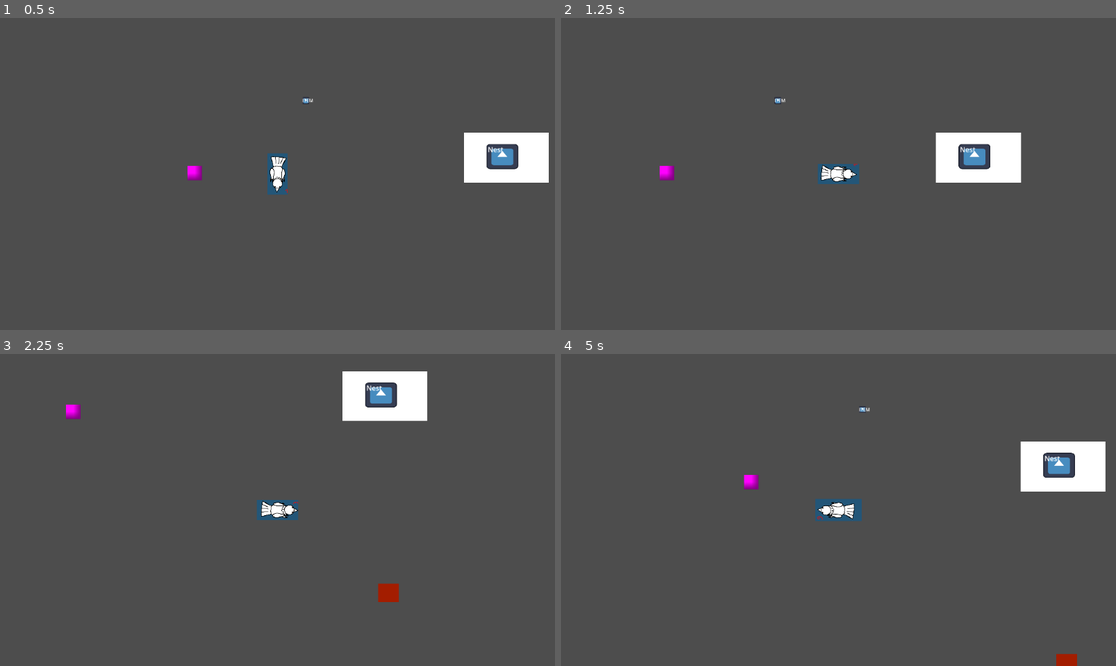
Above: before the commit, frames 1-4 (two rows, left to right).
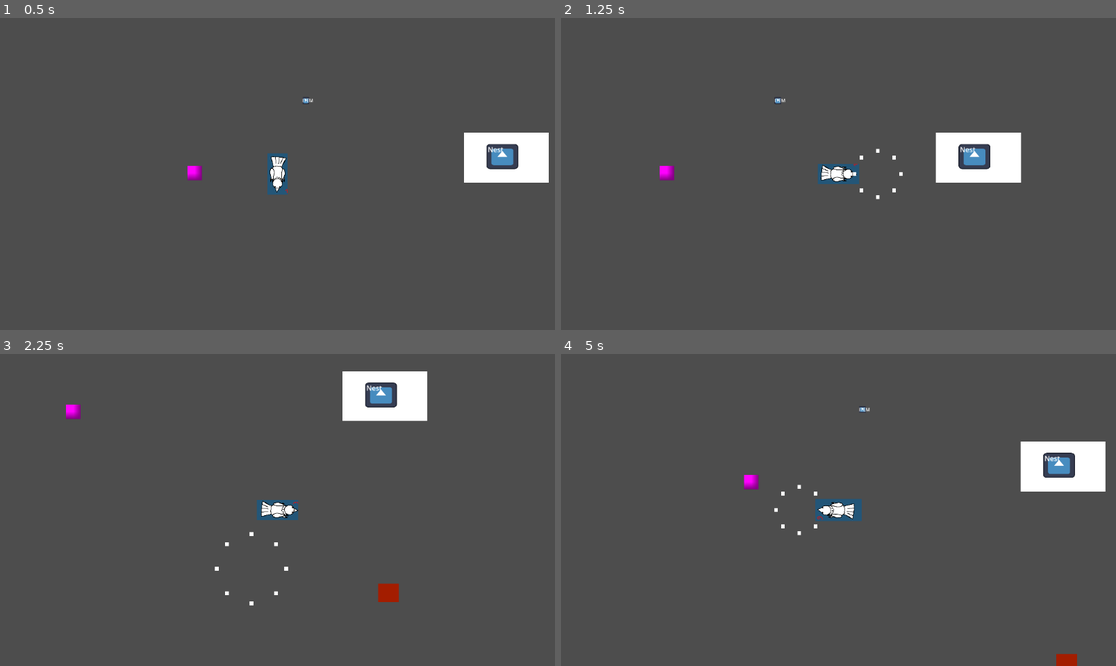
Above: after the commit, the same moments.

Repository: PiponcheDev/Chunky-Chick
Game: Godot game, scene res://Main.tscn
Same seed, same stepped clock (60 frames per second), same inputs: the game is played once before the commit and once after it. The engine's default icon, where the game draws it, is replaced by a stand-in: a white triangle on a blue panel in a dark square.
Inputs (mouse positions are in pixels of both pictures, inside the frame that each line leads up to):
- Up to frame 1 (0.5 s): no input
- Up to frame 2 (1.25 s): tap Enter at 0.5 s; move the mouse to (960, 158) at 0.52 s; hold D (walk_right) from 0.53 s (still down); tap Space (shoot, bound only after the commit) at 0.6 s; click (960, 158) at 0.67 s; tap L (unlock_ability_temp, bound only after the commit) at 0.8 s
- Up to frame 3 (2.25 s): move the mouse to (166, 525) at 1.27 s; release D (walk_right) at 1.28 s; hold S (walk_down) 1.28-2.03 s; tap L (unlock_ability_temp, bound only after the commit) at 1.35 s; tap Space (shoot, bound only after the commit) at 1.55 s; move the mouse to (333, 441) at 2.02 s; hold D (walk_right) from 2.03 s (still down); tap E (pick_up) at 2.1 s
- Up to frame 4 (5 s): tap L (unlock_ability_temp, bound only after the commit) at 2.3, 3.6 s; move the mouse to (810, 572) at 2.77 s; release D (walk_right) at 2.78 s; hold W (walk_up) 2.78-3.53 s; tap Space (shoot, bound only after the commit) at 2.85, 4.35 s; click (810, 572) at 2.92 s; move the mouse to (1005, 556) at 3.52 s; hold A (walk_left) from 3.53 s (still down); move the mouse to (672, 463) at 4.27 s

Frame 1 is identical in both runs. In frame 2, less than 0.1% of the frame differs, in the area x 52-62%, y 41-59%; in frame 3, less than 0.1%, in the area x 38-52%, y 57-81%; in frame 4, less than 0.1%.

Commit message:
Player shooting mechanic

Diff:
--- a/chunky-chick/project.godot
+++ b/chunky-chick/project.godot
@@ -72,6 +72,16 @@
 "events": [Object(InputEventKey,"resource_local_to_scene":false,"resource_name":"","device":-1,"window_id":0,"alt_press …(192 unchanged characters)…
 ]
 }
+shoot={
+"deadzone": 0.2,
+"events": [Object(InputEventKey,"resource_local_to_scene":false,"resource_name":"","device":-1,"window_id":0,"alt_pressed":false,"shift_pressed":false,"ctrl_pressed":false,"meta_pressed":false,"pressed":false,"keycode":32,"physical_keycode":0,"key_label":0,"unicode":32,"location":0,"echo":false,"script":null)
+]
+}
+unlock_ability_temp={
+"deadzone": 0.2,
+"events": [Object(InputEventKey,"resource_local_to_scene":false,"resource_name":"","device":-1,"window_id":0,"alt_pressed":false,"shift_pressed":false,"ctrl_pressed":false,"meta_pressed":false,"pressed":false,"keycode":0,"physical_keycode":76,"key_label":0,"unicode":108,"location":0,"echo":false,"script":null)
+]
+}
 
 [layer_names]
 
--- a/chunky-chick/src/scripts/player.gd
+++ b/chunky-chick/src/scripts/player.gd
@@ -11,6 +11,7 @@
 const SPEED := 450.0
 const IDLE_TIME_MIN := 1.0
 const IDLE_TIME_MAX := 5.0
+const BULLET_SCENE = preload("res://src/tscn/player_bullets.tscn")
 
 # Player states
 enum PlayerState { MOVING, IDLE_STANDING, IDLE_PECKING }
@@ -22,6 +23,10 @@
 var idle_time := 0.0
 var idle_rng := 0.0
 var rng = RandomNumberGenerator.new()
+
+# Shooting
+var last_dir: Vector2 = Vector2.DOWN
+var bomb_bullets_unlocked: bool = false
 
 # Carried item
 var carried_item: Node = null
@@ -51,7 +56,8 @@
 
 	move_and_slide()
 	_handle_pickup()
-
+	_handle_shooting()
+	unlock_ability()
 # --- State handlers ---
 
 func _handle_moving(delta):
@@ -60,6 +66,7 @@
 	else:
 		velocity = direction * SPEED
 		sprite.play("walking")
+		last_dir = direction
 		_update_rotation(direction)
 
 func _handle_idle_standing(delta):
@@ -111,3 +118,28 @@
 					carried_item = item
 					emit_signal("carried_item_changed", true)
 					break
+
+func _handle_shooting():
+	if Input.is_action_just_pressed("shoot"):
+		var bullet = BULLET_SCENE.instantiate()
+		get_tree().current_scene.add_child(bullet)
+		bullet.global_position = global_position
+		bullet.start_pos = global_position
+		bullet.direction = last_dir
+		bullet.bullet_freed.connect(_on_bullet_freed)
+
+func _on_bullet_freed(pos: Vector2) ->void:
+	if bomb_bullets_unlocked:
+		for i in 8:
+			var Bomb_Bullet = BULLET_SCENE.instantiate()
+			get_tree().current_scene.add_child(Bomb_Bullet)
+			Bomb_Bullet.global_position = pos
+			Bomb_Bullet.start_pos = pos
+			Bomb_Bullet.max_range_multiplier = 0.5
+			Bomb_Bullet.scale = Vector2(6.0, 6.0)
+			Bomb_Bullet.direction = Vector2.RIGHT.rotated(deg_to_rad(i * 45))
+
+func unlock_ability() -> void:
+	if Input.is_action_just_pressed("unlock_ability_temp"):
+		bomb_bullets_unlocked = true
+		print("unlocked")
--- /dev/null
+++ b/chunky-chick/src/scripts/player_bullets.gd
@@ -0,0 +1,23 @@
+extends Area2D
+
+const SPEED := 800
+const MAX_RANGE := 400
+
+@onready var Sprite = $ColorRect
+var direction := Vector2.ZERO
+var start_pos: Vector2
+var distance_traveled: float
+var max_range_multiplier: float = 1
+
+signal bullet_freed(pos: Vector2)
+
+
+func _physics_process(delta: float) -> void:
+	position += direction * SPEED * delta
+	distance_traveled = global_position.distance_to(start_pos)
+	if distance_traveled > MAX_RANGE * max_range_multiplier:
+		queue_free()
+
+func _notification(what: int) -> void:
+	if what == NOTIFICATION_PREDELETE:
+		bullet_freed.emit(global_position)
--- /dev/null
+++ b/chunky-chick/src/tscn/player_bullets.tscn
@@ -0,0 +1,27 @@
+[gd_scene format=3 uid="uid://cbe7mg7l5nnf7"]
+
+[ext_resource type="Script" uid="uid://cjiapj0t7dalf" path="res://src/scripts/player_bullets.gd" id="1_qra7i"]
+
+[sub_resource type="RectangleShape2D" id="RectangleShape2D_swyuf"]
+size = Vector2(1.875, 1.875)
+
+[node name="PlayerBullet" type="Area2D" unique_id=1875089559]
+scale = Vector2(10, 10)
+script = ExtResource("1_qra7i")
+
+[node name="CollisionShape2D" type="CollisionShape2D" parent="." unique_id=1001766057]
+rotation = 1.5707964
+shape = SubResource("RectangleShape2D_swyuf")
+
+[node name="ColorRect" type="ColorRect" parent="." unique_id=749259558]
+anchors_preset = 8
+anchor_left = 0.5
+anchor_top = 0.5
+anchor_right = 0.5
+anchor_bottom = 0.5
+offset_left = -1.0
+offset_top = -1.0
+offset_right = 1.0
+offset_bottom = 1.0
+grow_horizontal = 2
+grow_vertical = 2
Not shown, added: chunky-chick/src/scripts/player_bullets.gd.uid
